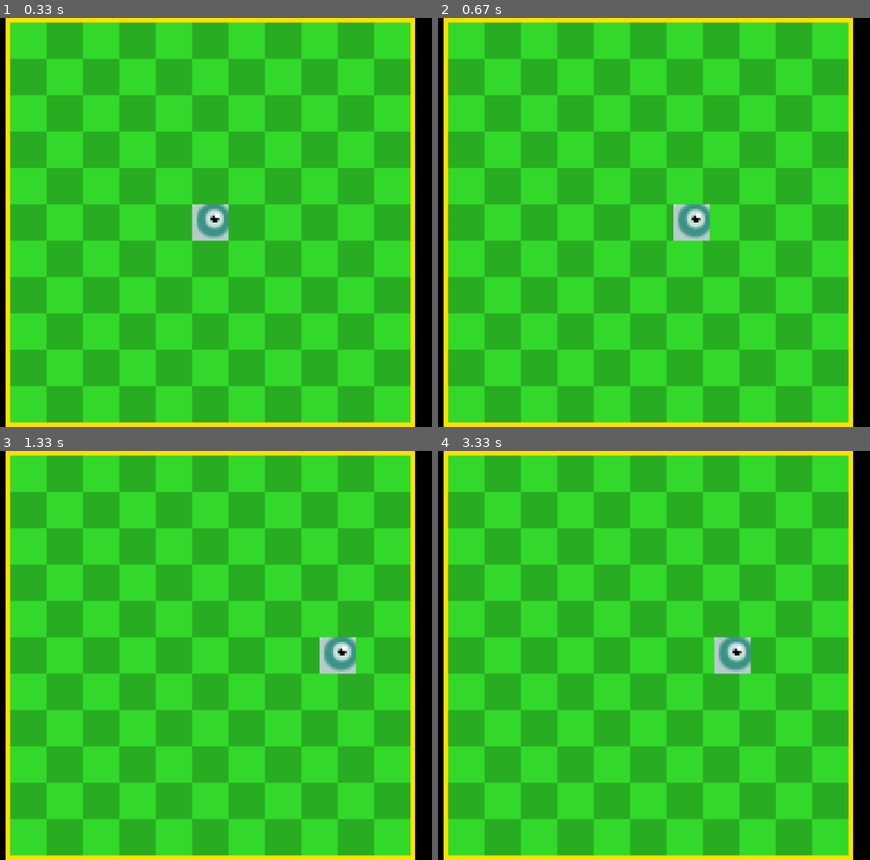
Above: before the commit, frames 1-4 (two rows, left to right).
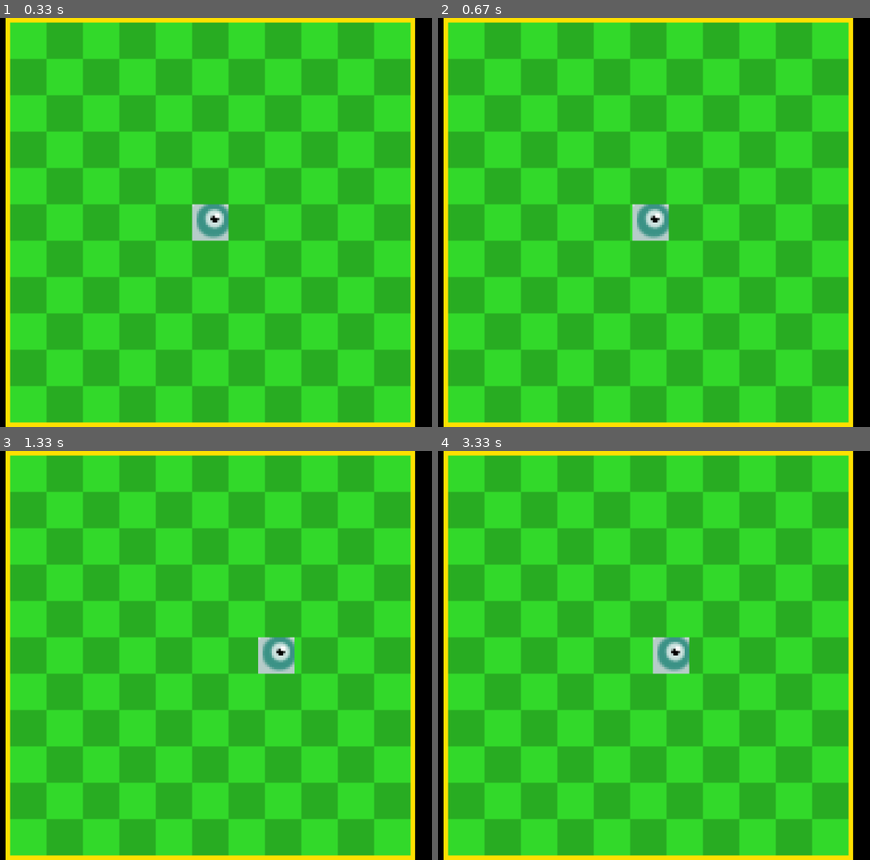
Above: after the commit, the same moments.

Repository: LZX1000/College-I
Game: pygame game, started from Snake2.py
Two runs of this game, one before a commit and one after it. Both use one fixed random seed, a clock stepped at 60 frames per second and the inputs below.
Inputs:
- Up to frame 1 (0.33 s): no input
- Up to frame 2 (0.67 s): hold R from 0.33 s (still down); hold Right from 0.33 s (still down)
- Up to frame 3 (1.33 s): release R at 0.8 s; release Right at 0.8 s; hold Right 0.83-1.3 s
- Up to frame 4 (3.33 s): hold Up 1.33-1.63 s; hold Right 1.67-2.13 s; hold Left 2.17-2.7 s; hold Down 2.73-3.03 s; hold Left from 3.07 s (still down)

Frame 1 is identical in both runs. In frame 2, 1.5% of the frame differs, in the area x 44-63%, y 45-55%; in frame 3, 1.5%; in frame 4, 1.6%, in the area x 49-73%, y 45-55%.

Commit message:
partial commit

Diff:
--- a/Snake2.py
+++ b/Snake2.py
@@ -1,5 +1,6 @@
 import pygame
 import math
+import ctypes
 
 def main():
     # Initialize
@@ -47,15 +48,16 @@
             self.rect.center = pos
 
     # Display
-    ## Resolutions
+    # # Resolutions
     internal_width = 640
     internal_height = 360
+    ctypes.windll.user32.SetProcessDPIAware()
     screen_size = (1920, 1080)
     pixelation_factor = 2
-    ## Surfaces
+    # # Surfaces
     internal_surface = pygame.Surface((internal_width, internal_height)) # For rendering
     screen = pygame.display.set_mode(screen_size, pygame.FULLSCREEN)
-    ## Background
+    # # Background
     background_pos = pygame.Vector2(internal_width // 2, internal_height // 2)
     background = GameBackground(background_pos)
 
@@ -76,14 +78,16 @@
 
         keys = pygame.key.get_pressed()
         # Misc inputs
+        if keys[pygame.K_ESCAPE]:
+            running = False
         if keys[pygame.K_LSHIFT] or keys[pygame.K_RSHIFT]:
             movement_speed /= 2
             diagonal_speed = movement_speed / math.sqrt(2)
         else:
             movement_speed = normal_movement_speed
             diagonal_speed = movement_speed / math.sqrt(2)
-        if keys[pygame.K_ESCAPE]:
-            running = False
+        if keys[pygame.K_r]:
+            player_pos = pygame.Vector2((internal_width // 2), (internal_height // 2))
         # Diagonal movement
         if keys[pygame.K_w] and keys[pygame.K_a] or keys[pygame.K_UP] and keys[pygame.K_LEFT]:
             player_pos.x -= diagonal_speed * dt
